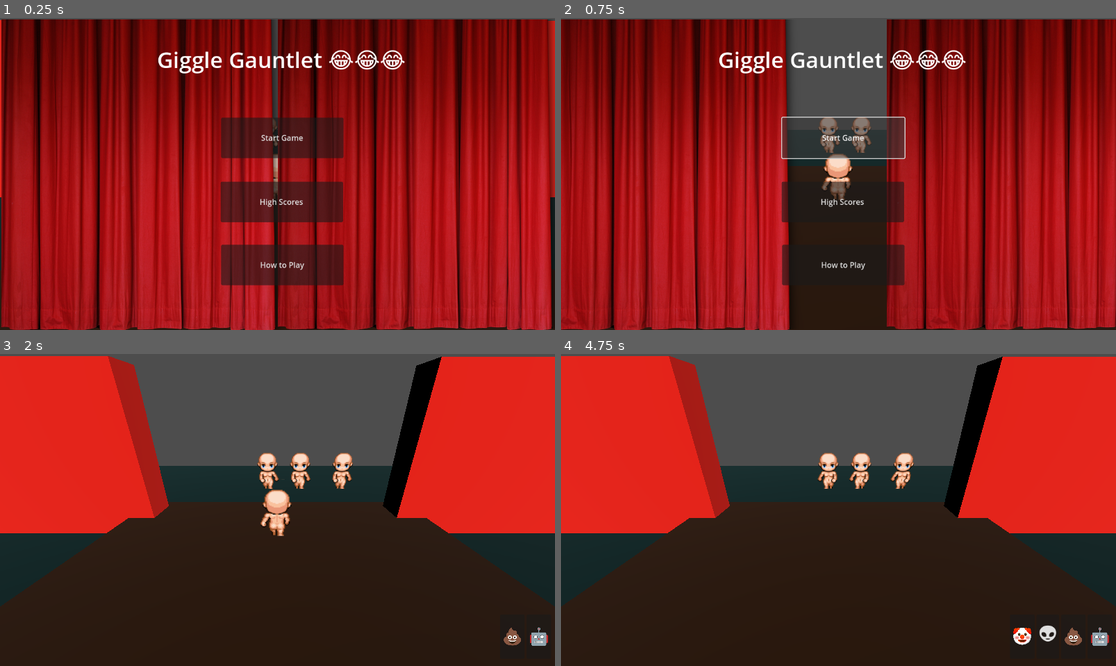
Above: before the commit, frames 1-4 (two rows, left to right).
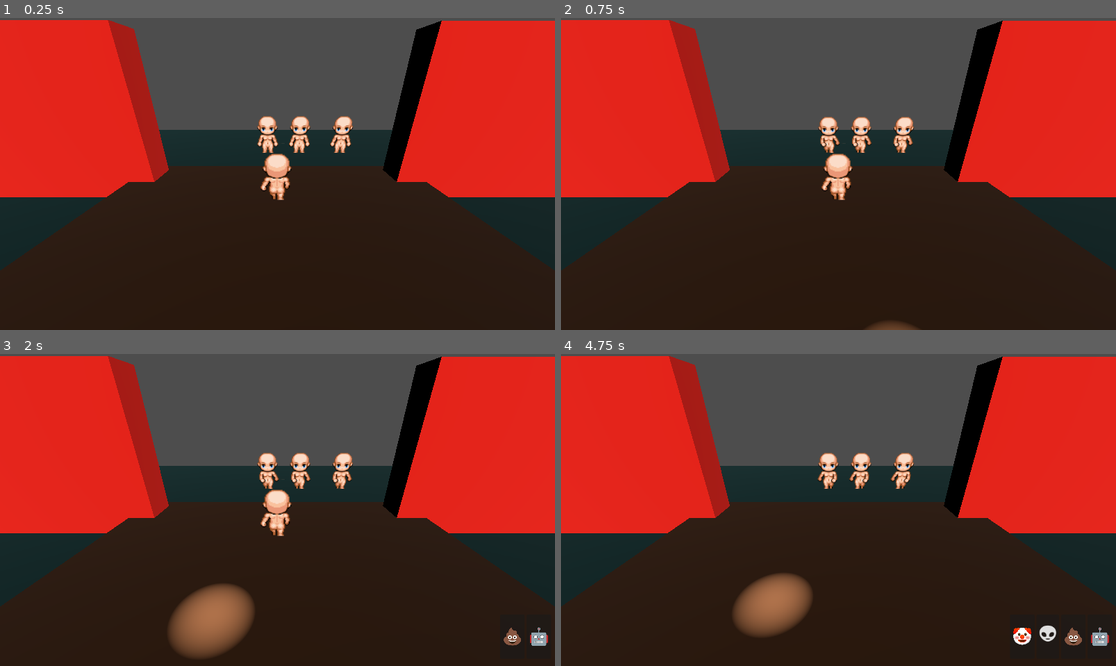
Above: after the commit, the same moments.

Repository: JourneyRoyale/GGJ2024
Game: Godot game, scene res://scenes/DemoScene.tscn
Two runs of this game, one before a commit and one after it. Both use one fixed random seed, a clock stepped at 60 frames per second and the inputs below.
Inputs (mouse positions are in pixels of both pictures, inside the frame that each line leads up to):
- Up to frame 1 (0.25 s): no input
- Up to frame 2 (0.75 s): click (844, 136) at 0.5 s, where only the run before the commit has a clickable "Start Game"
- Up to frame 3 (2 s): click (283, 472) at 1.25 s, where only the run before the commit has a clickable "Start Game"
- Up to frame 4 (4.75 s): tap Enter (ui_accept) at 2, 2.27, 3.02, 4.52 s; hold D (move_right) 2.03-2.78 s; tap Z at 2.1, 3.6 s; hold S (move_down) 2.78-3.53 s; tap X at 2.85, 4.35 s; hold D (move_right) 3.53-4.28 s; hold W (move_up) from 4.28 s (still down)

The runs differ from the first frame. In frame 1, 96% of the frame differs, in the area x 0-100%, y 0-100%; in frame 2, 82%; in frame 3, 2.8%; in frame 4, 2.2%.

Commit message:
Add basic spotlight logic

Diff:
--- a/scenes/DemoScene.tscn
+++ b/scenes/DemoScene.tscn
@@ -1,10 +1,11 @@
-[gd_scene load_steps=21 format=3 uid="uid://b0hyqaqjfjjkf"]
+[gd_scene load_steps=22 format=3 uid="uid://b0hyqaqjfjjkf"]
 
 [ext_resource type="Texture2D" uid="uid://b65jxkkklfumw" path="res://sprites/DF-Bases (1).png" id="1_g0whl"]
 [ext_resource type="Script" path="res://scripts/Game/Comedian.gd" id="2_4yu3q"]
 [ext_resource type="SpriteFrames" uid="uid://cr383cnklcbny" path="res://sprites/spriteframes.tres" id="3_ie6en"]
 [ext_resource type="Script" path="res://scripts/JokeBar/JokeBar.gd" id="4_52nw3"]
 [ext_resource type="PackedScene" uid="uid://d05hpsvh1jg5g" path="res://scenes/TitleScreen.tscn" id="5_30451"]
+[ext_resource type="Script" path="res://scripts/Game/SpotLight.gd" id="6_73ogf"]
 
 [sub_resource type="AtlasTexture" id="AtlasTexture_7sejg"]
 atlas = ExtResource("1_g0whl")
@@ -159,3 +160,10 @@
 script = ExtResource("4_52nw3")
 
 [node name="TitleScreen" parent="." instance=ExtResource("5_30451")]
+visible = false
+
+[node name="SpotLight" type="SpotLight3D" parent="."]
+transform = Transform3D(1, 0, 0, 0, -4.37114e-08, 1, 0, -1, -4.37114e-08, -0.366629, 0.515142, -0.776176)
+light_energy = 2.559
+spot_angle = 9.18
+script = ExtResource("6_73ogf")
--- /dev/null
+++ b/scripts/Game/SpotLight.gd
@@ -0,0 +1,21 @@
+extends SpotLight3D
+
+var target_position = Vector3(1, 0.512, 1);
+var target_x_range = [-0.367, 0.336]
+var target_z_range = [-0.129, -0.5]
+# TODO: replace with singleton RNG
+var rng = RandomNumberGenerator.new()
+
+func _ready():
+	select_new_target_position()
+
+func select_new_target_position():
+	target_position.x = rng.randf_range(target_x_range[0], target_x_range[1])
+	target_position.z = rng.randf_range(target_z_range[0], target_z_range[1])
+	#TODO: enforce a particular min distance to move so we don't get micromovements
+
+func _process(delta):
+	position = lerp(position, target_position, delta)
+	if (position.distance_to(target_position) < 0.01):
+		#TODO: wait
+		select_new_target_position()
